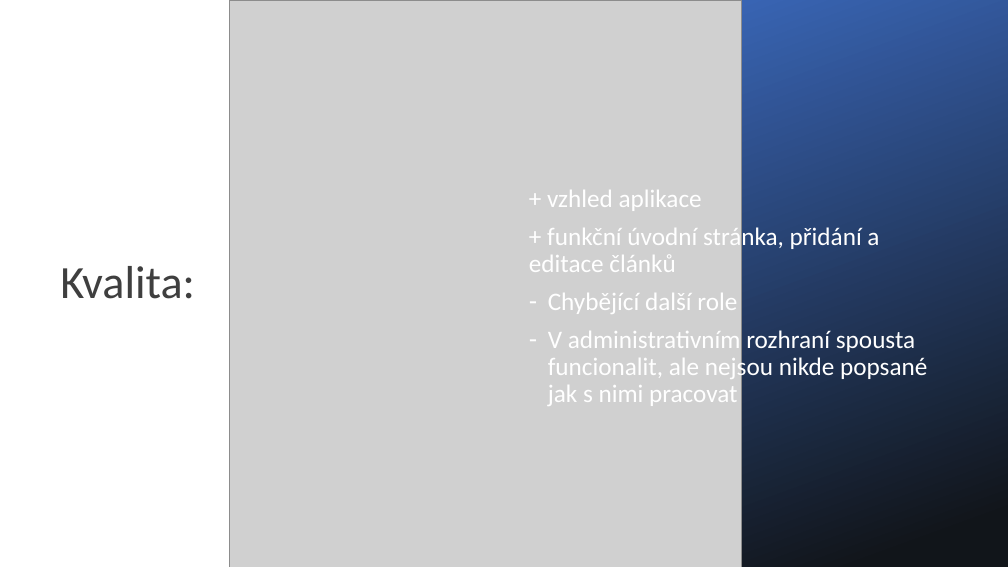
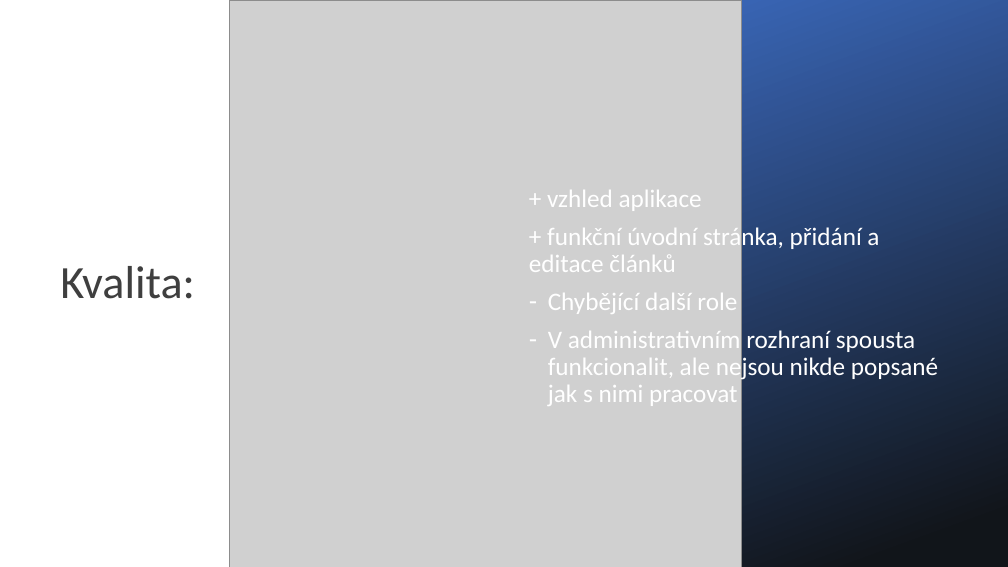
Before and after one commit to grenade-vspj/grenade_skolni-projekt, a slide deck: slide 10 of Dokumenty/Oponentura/Hodnocení týmu Kostello.pptx. Drawn at 1008x567 pixels with LibreOffice and Linux fonts; fonts in the diff are those of the drawing; grey boxes stand for pictures. Boxes give left, top, right and bottom in pixels: in the first picture for what was removed or moved away, otherwise in the second. Text is boxed around its words. In the diff, an @@ line names an element or a change of style, - is before the commit and + after.

```diff
--- a/Dokumenty/Oponentura/Hodnocení týmu Kostello.pptx
+++ b/Dokumenty/Oponentura/Hodnocení týmu Kostello.pptx
@@ text at bbox=[548, 330, 938, 406]: text changed @@
-– V administrativním rozhraní spousta funcionalit, ale nejsou nikde popsané jak s nimi pracovat
+– V administrativním rozhraní spousta funkcionalit, ale nejsou nikde popsané jak s nimi pracovat
```
Also in this commit, not shown: 2 other slides changed.
